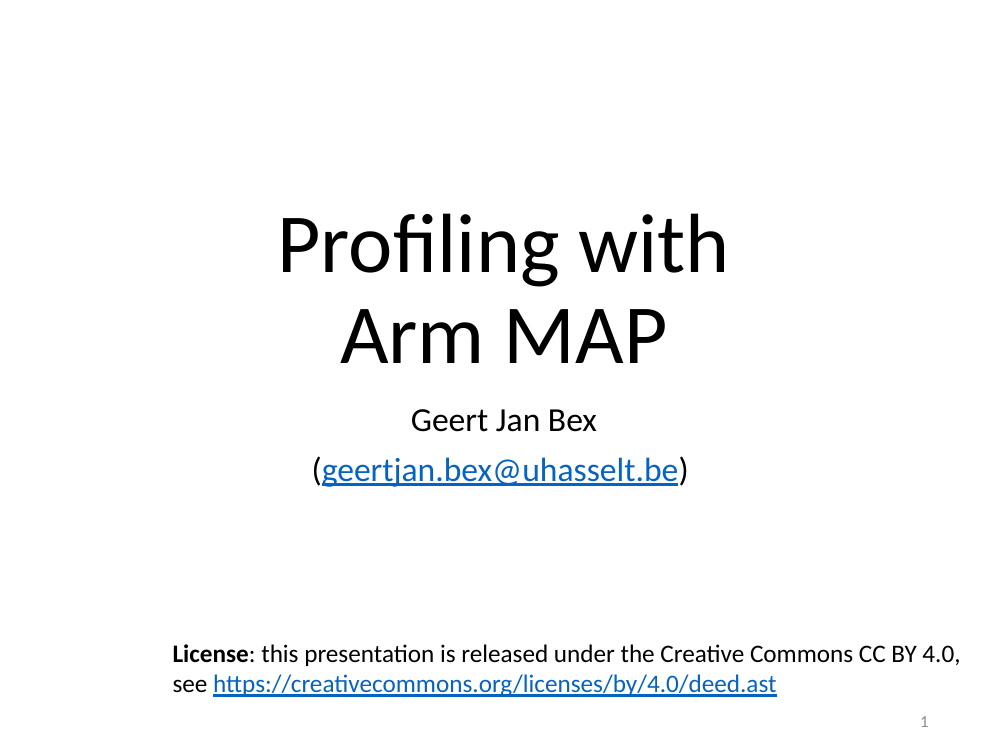
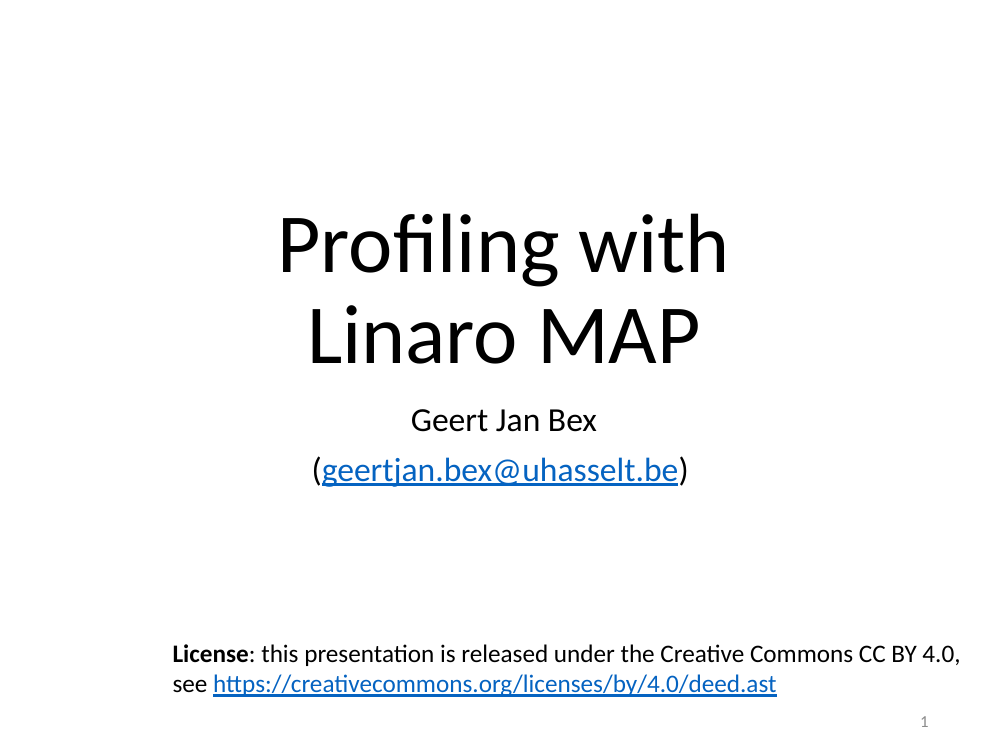
Before and after one commit to gjbex/Code-optimization, a slide deck: slide 1 of arm-map/arm_map.pptx. Drawn at 1008x756 pixels with LibreOffice and Linux fonts; fonts in the diff are those of the drawing. Boxes give left, top, right and bottom in pixels: in the first picture for what was removed or moved away, otherwise in the second. Text is boxed around its words. In the diff, an @@ line names an element or a change of style, - is before the commit and + after.

Commit message:
Replace Arm by Linaro
Since MAP & DDT were taken over by Lnaro from Arm, slides are updated accordingly.

```diff
--- a/arm-map/arm_map.pptx
+++ b/arm-map/arm_map.pptx
@@ title at box(278, 213, 730, 364): text changed @@
-Profiling with
-Arm MAP
+Profiling with
+Linaro MAP
```
Also in this commit, not shown: 2 other slides changed, 1 other file.
